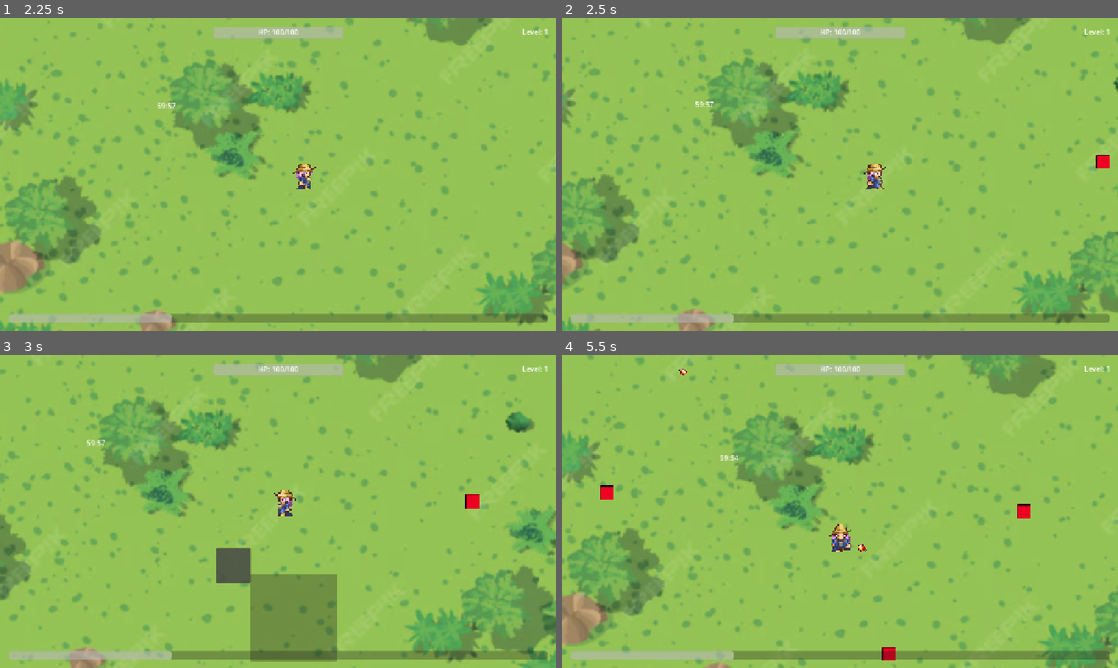
Above: before the commit, frames 1-4 (two rows, left to right).
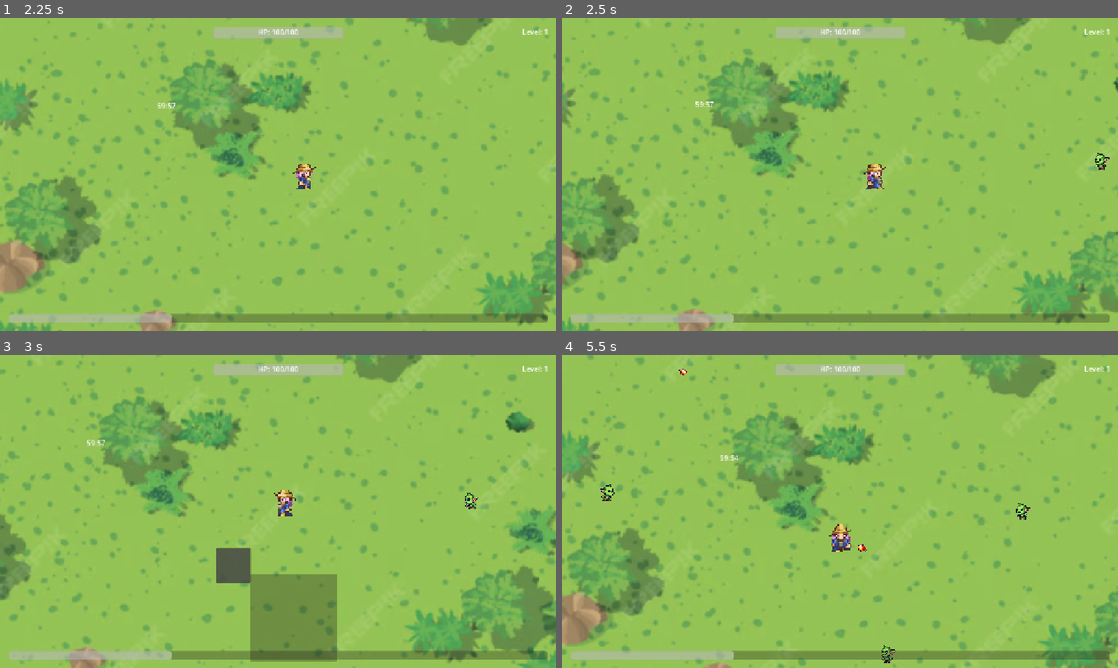
Above: after the commit, the same moments.

Repository: Elgert/first-game
Game: Godot game, scene res://scenes/game.tscn
Two runs of this game, one before a commit and one after it. Both use one fixed random seed, a clock stepped at 60 frames per second and the inputs below.
Inputs (mouse positions are in pixels of both pictures, inside the frame that each line leads up to):
- Up to frame 1 (2.25 s): tap Enter at 0.5 s; move the mouse to (400, 158) at 0.52 s; hold Right (ui_right) 0.53-1.25 s; click (400, 158) at 0.67 s; drag from (166, 190) to (250, 237) at 1.27 s; move the mouse to (333, 105) at 2.02 s; hold Right (ui_right) from 2.03 s (still down)
- Up to frame 2 (2.5 s): keep holding Right (ui_right)
- Up to frame 3 (3 s): release Right (ui_right) at 2.75 s; drag from (250, 574) to (111, 464) at 2.77 s
- Up to frame 4 (5.5 s): move the mouse to (1006, 558) at 3.52 s; hold Left (ui_left) 3.53-4.25 s; drag from (673, 464) to (756, 433) at 4.27 s; move the mouse to (867, 511) at 5.02 s; hold Down (ui_down) from 5.03 s (still down); click (867, 511) at 5.17 s

Frame 1 is identical in both runs. In frame 2, 0.1% of the frame differs, in the area x 95-99%, y 43-49%; in frame 3, 0.1%; in frame 4, 0.4%, in the area x 6-85%, y 41-99%.

Commit message:
Add simple goblin sprite asset and update enemy scene with animations
- Introduced simple_goblin.png sprite asset and its import settings.
- Updated enemy_basic scene to utilize the new sprite with walk and die animations.
- Adjusted enemy script to manage animations based on movement direction and added death handling.
- Enhanced collision settings for improved gameplay interaction.

Diff:
--- a/scenes/enemy_basic.tscn
+++ b/scenes/enemy_basic.tscn
@@ -1,28 +1,79 @@
-[gd_scene load_steps=4 format=3 uid="uid://dcq3nq0ojhptw"]
+[gd_scene load_steps=11 format=3 uid="uid://b2mh183tc7ro1"]
 
-[ext_resource type="Script" uid="uid://b7tlkcfgvqokc" path="res://scripts/enemy_basic.gd" id="1_88d7j"]
+[ext_resource type="Script" uid="uid://b7tlkcfgvqokc" path="res://scripts/enemy_basic.gd" id="1_5t64k"]
+[ext_resource type="Texture2D" uid="uid://douq2b68asflt" path="res://assets/sprites/simple_goblin.png" id="2_0hjuf"]
 
-[sub_resource type="CircleShape2D" id="CircleShape2D_v83y3"]
-radius = 16.0
+[sub_resource type="CircleShape2D" id="CircleShape2D_21wqp"]
+radius = 19.0
 
-[sub_resource type="PlaceholderTexture2D" id="PlaceholderTexture2D_s8ydd"]
-size = Vector2(32, 32)
+[sub_resource type="CircleShape2D" id="CircleShape2D_lfqnr"]
+radius = 19.0
+
+[sub_resource type="AtlasTexture" id="AtlasTexture_g5mps"]
+atlas = ExtResource("2_0hjuf")
+region = Rect2(341, 680, 341, 340)
+
+[sub_resource type="AtlasTexture" id="AtlasTexture_x206n"]
+atlas = ExtResource("2_0hjuf")
+region = Rect2(682, 680, 341, 340)
+
+[sub_resource type="AtlasTexture" id="AtlasTexture_o5w3e"]
+atlas = ExtResource("2_0hjuf")
+region = Rect2(0, 340, 341, 340)
+
+[sub_resource type="AtlasTexture" id="AtlasTexture_ep5sl"]
+atlas = ExtResource("2_0hjuf")
+region = Rect2(341, 340, 341, 340)
+
+[sub_resource type="AtlasTexture" id="AtlasTexture_0fsfn"]
+atlas = ExtResource("2_0hjuf")
+region = Rect2(682, 340, 341, 340)
+
+[sub_resource type="SpriteFrames" id="SpriteFrames_gfqvv"]
+animations = [{
+"frames": [{
+"duration": 1.0,
+"texture": SubResource("AtlasTexture_g5mps")
+}, {
+"duration": 1.0,
+"texture": SubResource("AtlasTexture_x206n")
+}],
+"loop": false,
+"name": &"die",
+"speed": 8.0
+}, {
+"frames": [{
+"duration": 1.0,
+"texture": SubResource("AtlasTexture_o5w3e")
+}, {
+"duration": 1.0,
+"texture": SubResource("AtlasTexture_ep5sl")
+}, {
+"duration": 1.0,
+"texture": SubResource("AtlasTexture_0fsfn")
+}],
+"loop": true,
+"name": &"walk",
+"speed": 8.0
+}]
 
 [node name="EnemyBasic" type="CharacterBody2D" groups=["enemies"]]
 collision_layer = 2
-collision_mask = 3
-script = ExtResource("1_88d7j")
-
-[node name="CollisionShape2D" type="CollisionShape2D" parent="."]
-shape = SubResource("CircleShape2D_v83y3")
-
-[node name="Sprite2D" type="Sprite2D" parent="."]
-modulate = Color(0.929412, 0.188235, 0.133333, 1)
-texture = SubResource("PlaceholderTexture2D_s8ydd")
+collision_mask = 7
+script = ExtResource("1_5t64k")
 
 [node name="PlayerDetection" type="Area2D" parent="."]
 collision_layer = 0
 
 [node name="CollisionShape2D" type="CollisionShape2D" parent="PlayerDetection"]
-shape = SubResource("CircleShape2D_v83y3")
-debug_color = Color(0.619608, 0.431373, 0.709804, 0.419608)
+shape = SubResource("CircleShape2D_21wqp")
+
+[node name="CollisionShape2D" type="CollisionShape2D" parent="."]
+shape = SubResource("CircleShape2D_lfqnr")
+
+[node name="AnimatedSprite2D" type="AnimatedSprite2D" parent="."]
+scale = Vector2(0.129412, 0.129412)
+sprite_frames = SubResource("SpriteFrames_gfqvv")
+animation = &"die"
+
+[connection signal="body_entered" from="PlayerDetection" to="." method="_on_player_detection_body_entered"]
--- a/scripts/enemy_basic.gd
+++ b/scripts/enemy_basic.gd
@@ -10,15 +10,23 @@
 var target = null
 var knockback_velocity = Vector2.ZERO
 var knockback_resistance = 0.8
+var is_dying = false
 
 @onready var player_detection = $PlayerDetection
+@onready var animated_sprite = $AnimatedSprite2D
 
 func _ready():
 	add_to_group("enemies")
 	# Find player as target
 	target = get_tree().get_first_node_in_group("player")
 
+	# Start walk animation
+	animated_sprite.play("walk")
+
 func _physics_process(delta):
+	if is_dying:
+		return
+
 	if target == null:
 		# Try to find player again if lost
 		target = get_tree().get_first_node_in_group("player")
@@ -32,6 +40,12 @@
 		# Move towards player
 		var direction = global_position.direction_to(target.global_position)
 		velocity = direction * movement_speed
+
+		# Flip sprite based on movement direction
+		if velocity.x < 0:
+			animated_sprite.flip_h = true # Moving left, flip sprite
+		elif velocity.x > 0:
+			animated_sprite.flip_h = false # Moving right, normal sprite
 
 	move_and_slide()
 
@@ -59,18 +73,27 @@
 	if health <= 0:
 		die()
 	else:
-		# Play hit animation/effect
-		pass
+		# Play hit animation/effect - flash the sprite
+		modulate = Color(1, 0.5, 0.5) # Red tint
+		await get_tree().create_timer(0.1).timeout
+		modulate = Color(1, 1, 1) # Back to normal
 
 func apply_knockback(force):
 	knockback_velocity = force
 
 func die():
+	# Prevent further movement and physics
+	is_dying = true
+	set_physics_process(false)
+
+	# Play death animation
+	animated_sprite.play("die")
+
+	# Wait for animation to finish
+	await animated_sprite.animation_finished
+
 	# Emit signal for experience drop
 	emit_signal("enemy_died", global_position, experience_value)
 
-	# Play death animation/effect
-	# Instantiate loot if needed
-
 	# Remove the enemy
 	queue_free()
Binary file added: assets/sprites/simple_goblin.png
Not shown, added: assets/sprites/simple_goblin.png.import
